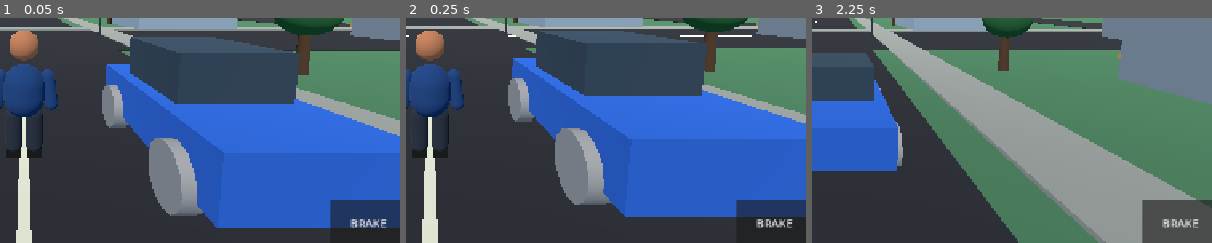
Above: before the commit, frames 1-3 (left to right).
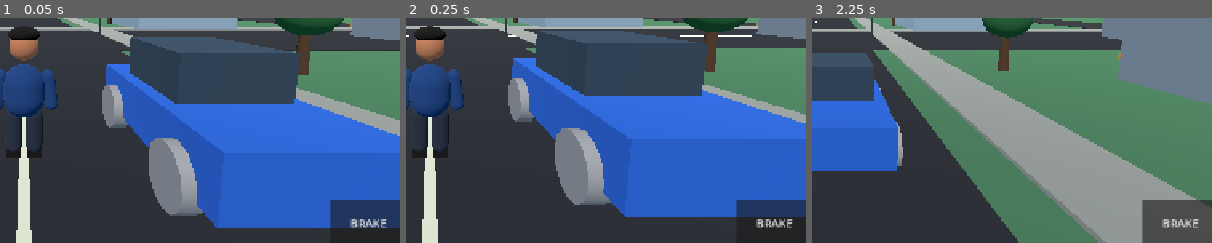
Above: after the commit, the same moments.

Repository: newgenerationnetwork617-ops/one-man-squad
Game: Godot game, scene res://scenes/main.tscn
The game is run twice, just before and just after one commit, with the same random seed, the same clock (stepped at 60 frames per second) and the same inputs.
Inputs:
- Up to frame 1 (0.05 s): no input
- Up to frame 2 (0.25 s): no input
- Up to frame 3 (2.25 s): click "Adventure" at 0.5 s; click "Adventure" at 1.25 s; click "ENTER CAR" at 2 s
The pictures show only the part of the screen within x 47-97%, y 46-96%; the shares and areas given below are measured in that part.

The runs differ from the first frame. In frame 1, 0.4% of the frame differs, in the area x 2-10%, y 3-10%; in frame 2, 0.4%; in frame 3, nothing differs.

Commit message:
Upgrade character and vehicle visuals and animation

Diff:
--- a/scenes/player.tscn
+++ b/scenes/player.tscn
@@ -1,7 +1,5 @@
-[gd_scene load_steps=12 format=3]
-
+[gd_scene load_steps=16 format=3]
 [ext_resource type="Script" path="res://scripts/player_controller.gd" id="1"]
-
 [sub_resource type="CapsuleShape3D" id="CapsuleShape_player"]
 radius = 0.34
 height = 1.75
@@ -27,7 +25,16 @@
 height = 0.72
 [sub_resource type="BoxMesh" id="Foot"]
 size = Vector3(0.24, 0.13, 0.36)
-
+[sub_resource type="StandardMaterial3D" id="HairMaterial"]
+albedo_color = Color(0.045, 0.035, 0.03, 1)
+[sub_resource type="SphereMesh" id="HairMesh"]
+radius = 0.245
+height = 0.49
+[sub_resource type="StandardMaterial3D" id="EyeMaterial"]
+albedo_color = Color(0.025, 0.02, 0.018, 1)
+[sub_resource type="SphereMesh" id="EyeMesh"]
+radius = 0.035
+height = 0.07
 [node name="Player" type="CharacterBody3D"]
 script = ExtResource("1")
 floor_snap_length = 0.3
@@ -42,6 +49,19 @@
 position = Vector3(0, 1.82, 0)
 mesh = SubResource("Head")
 surface_material_override/0 = SubResource("Skin")
+[node name="Hair" type="MeshInstance3D" parent="."]
+position = Vector3(0, 1.99, 0.015)
+scale = Vector3(1.0, 0.48, 1.0)
+mesh = SubResource("HairMesh")
+surface_material_override/0 = SubResource("HairMaterial")
+[node name="LeftEye" type="MeshInstance3D" parent="."]
+position = Vector3(-0.075, 1.85, -0.205)
+mesh = SubResource("EyeMesh")
+surface_material_override/0 = SubResource("EyeMaterial")
+[node name="RightEye" type="MeshInstance3D" parent="."]
+position = Vector3(0.075, 1.85, -0.205)
+mesh = SubResource("EyeMesh")
+surface_material_override/0 = SubResource("EyeMaterial")
 [node name="LeftArm" type="MeshInstance3D" parent="."]
 position = Vector3(-0.39, 1.13, 0)
 rotation = Vector3(0, 0, -0.12)
